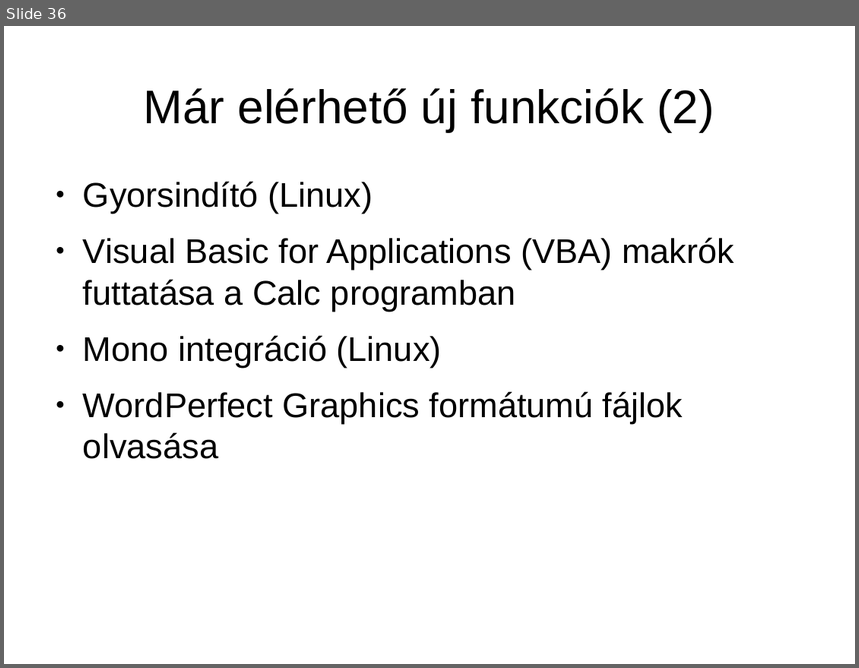
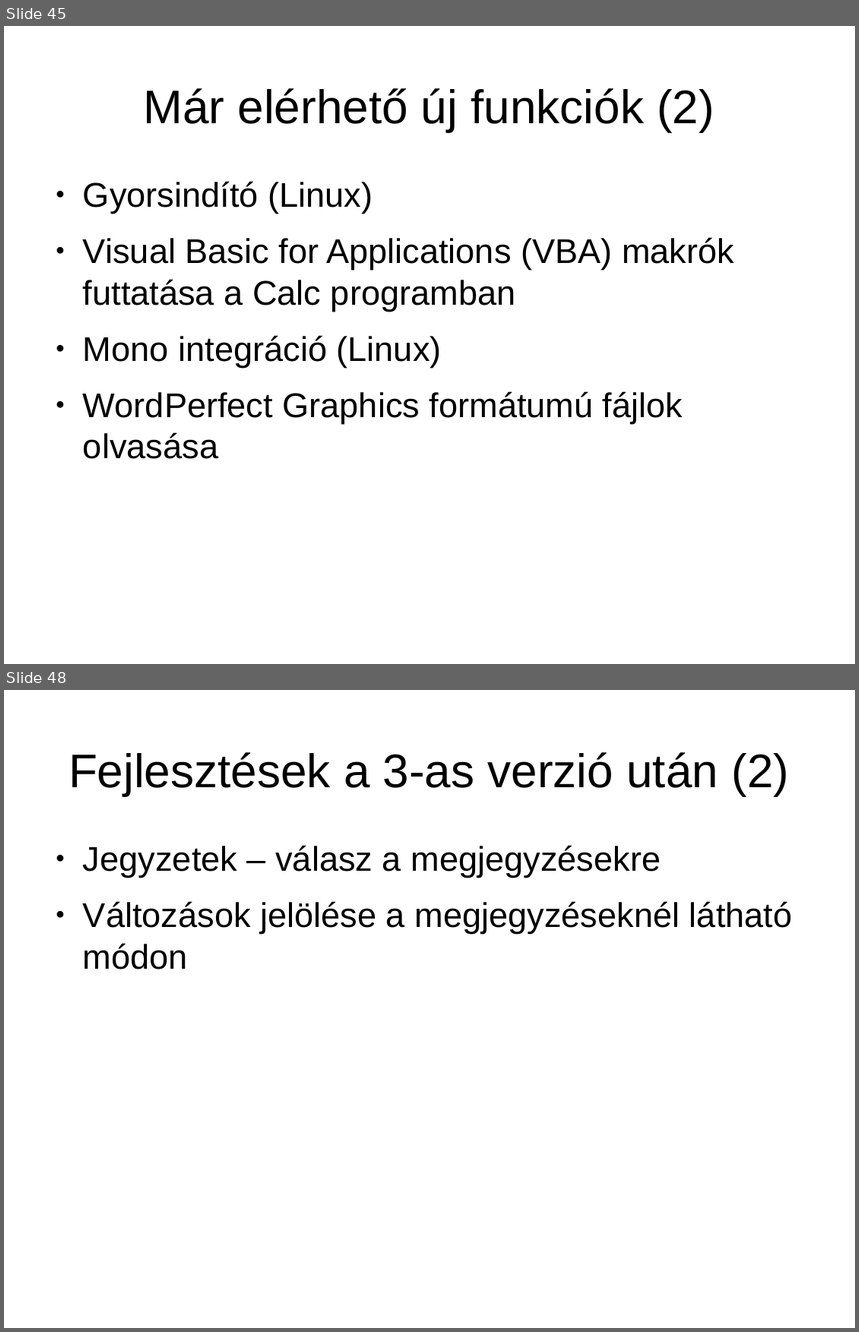
Before and after one commit to KAMI911/oxygenoffice, a slide deck: documents/marketing/hu/OpenOffice.org3_ujdonsagai.odp. Shown one above the other, each under a label of ours: slide 36 before the commit, slides 45 and 48 after it; the slides between them are not shown. The pictures are 859x668 and 859x1332 pixels, drawn with LibreOffice and Linux fonts; fonts in the diff are those of the drawing. Boxes give left, top, right and bottom in pixels: in the first picture for what was removed or moved away, otherwise in the second. Text is boxed around its words. In the diff, an @@ line names an element or a change of style, - is before the commit and + after.

```diff
--- a/documents/marketing/hu/OpenOffice.org3_ujdonsagai.odp
+++ b/documents/marketing/hu/OpenOffice.org3_ujdonsagai.odp
@@ slide 48 added at [4,690,855,1328], background #FFFFFF @@
@@ title added at [69,752,789,796], 44 pt, text #000000 @@
+Fejlesztések a 3-as verzió után (2)
@@ text added at [83,845,792,970], 32 pt, text #000000 @@
+● Jegyzetek – válasz a megjegyzésekre
+● Változások jelölése a megjegyzéseknél látható módon
@@ what was slide 36 is now slide 45 @@
```
Also in this commit, not shown: 14 slides changed, 13 other slides added, 2 slides removed.
